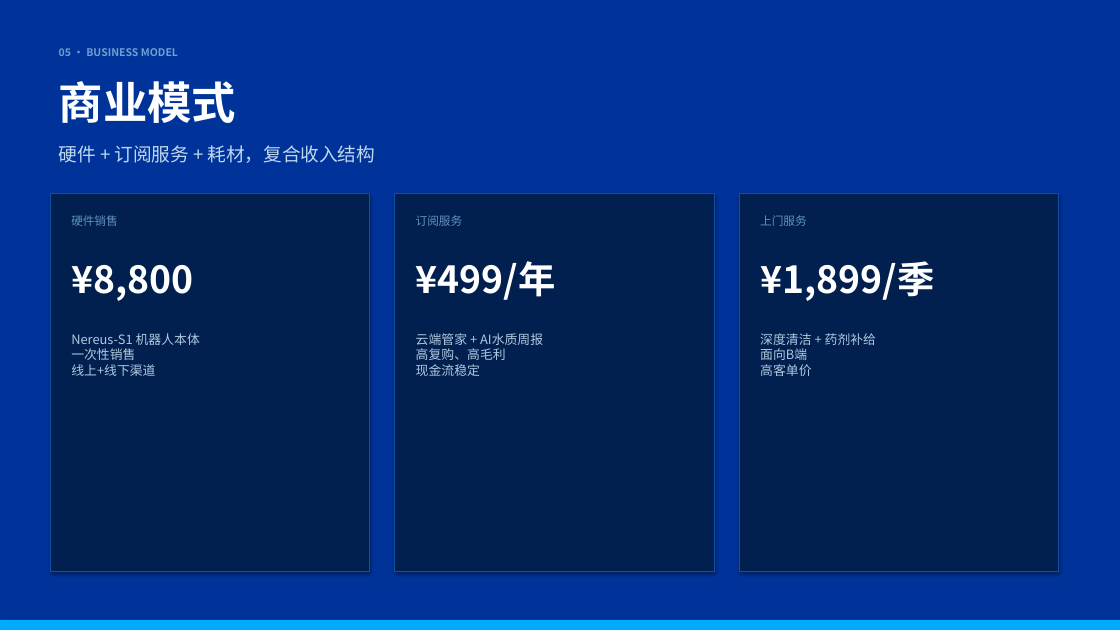
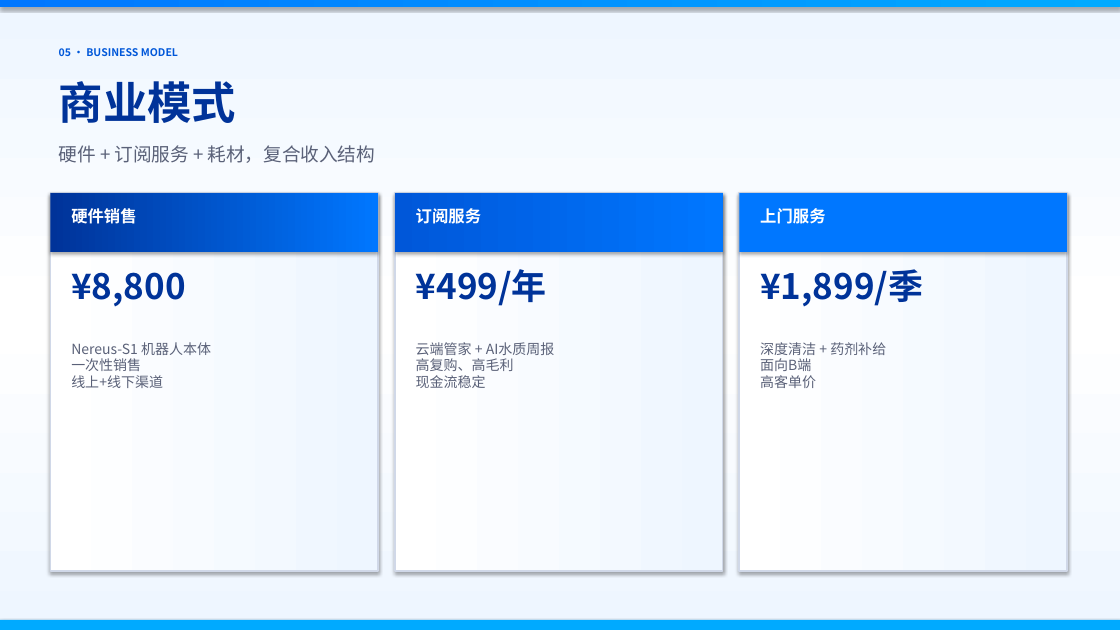
Before and after one commit to Luoyi-Gan/zhishui-landing, a slide deck: slide 8 of 智水清源-路演模版.pptx. Drawn at 1120x630 pixels with LibreOffice and Linux fonts; fonts in the diff are those of the drawing. Boxes give left, top, right and bottom in pixels: in the first picture for what was removed or moved away, otherwise in the second. Text is boxed around its words. In the diff, an @@ line names an element or a change of style, - is before the commit and + after.

```diff
--- a/智水清源-路演模版.pptx
+++ b/智水清源-路演模版.pptx
@@ background #FFFFFF to gradient #EEF6FF to #FFFFFF @@
@@ rectangle removed at (0, 0, 1120, 630) @@
@@ rectangle added at (0, 0, 1120, 7), fill gradient #0077FF to #00AAFF @@
@@ text "05 · BUSINESS MODEL" at (59, 48, 178, 56): text colour #70A0D0 to #0057D9 @@
@@ text "商业模式" at (59, 81, 236, 123): text colour #FFFFFF to gradient #003399 to #0057D9 @@
@@ text "硬件 + 订阅服务 + 耗材，复合收入结构" at (59, 145, 375, 163): text colour #C0D8F0 to #5A6178 @@
@@ fill #012050 to gradient #FFFFFF to #EEF6FF; outline #1050A0 1 pt to #D0D8E8 1.5 pt in 3 elements at (395, 193, 723, 571), (739, 193, 1067, 571), (50, 193, 378, 571) @@
@@ rectangle: place and size @@
-rectangle at (50, 193, 370, 571)
+rectangle at (50, 193, 378, 571)
@@ rectangle added at (50, 193, 378, 252), fill gradient #003399 to #0077FF @@
@@ text "硬件销售": place and size @@
-text "硬件销售" at (71, 215, 118, 226)
+text "硬件销售" at (71, 208, 136, 224)
@@ rectangle: place and size @@
-rectangle at (395, 193, 714, 571)
+rectangle at (395, 193, 723, 571)
@@ rectangle added at (395, 193, 723, 252), fill gradient #0057D9 to #0077FF @@
@@ text "订阅服务": place and size @@
-text "订阅服务" at (416, 215, 463, 226)
+text "订阅服务" at (416, 208, 481, 224)
@@ rectangle: place and size @@
-rectangle at (739, 193, 1059, 571)
+rectangle at (739, 193, 1067, 571)
@@ rectangle added at (739, 193, 1067, 252), fill #0077FF @@
@@ size 10 to 14 pt, text colour #6090C0 to #FFFFFF, bold on in 3 elements at (71, 208, 136, 224), (416, 208, 481, 224), (760, 208, 825, 224) @@
@@ text "上门服务": place and size @@
-text "上门服务" at (760, 215, 807, 226)
+text "上门服务" at (760, 208, 825, 224)
@@ text "¥8,800": place and size @@
-text "¥8,800" at (71, 265, 193, 301)
+text "¥8,800" at (71, 272, 186, 307)
@@ text "¥499/年": place and size @@
-text "¥499/年" at (416, 261, 556, 300)
+text "¥499/年" at (416, 269, 547, 306)
@@ size 32 to 30 pt, text colour #FFFFFF to gradient #003399 to #0057D9 in 3 elements at (71, 272, 186, 307), (416, 269, 547, 306), (760, 269, 923, 307) @@
@@ text "¥1,899/季": place and size @@
-text "¥1,899/季" at (760, 261, 934, 301)
+text "¥1,899/季" at (760, 269, 923, 307)
@@ text "Nereus-S1 机器人本体 一次性销售 线上+线下渠道": place and size @@
-text "Nereus-S1 机器人本体 一次性销售 线上+线下渠道" at (71, 333, 200, 376)
+text "Nereus-S1 机器人本体 一次性销售 线上+线下渠道" at (71, 342, 211, 388)
@@ text "云端管家 + AI水质周报 高复购、高毛利 现金流稳定": place and size @@
-text "云端管家 + AI水质周报 高复购、高毛利 现金流稳定" at (416, 333, 543, 376)
+text "云端管家 + AI水质周报 高复购、高毛利 现金流稳定" at (416, 342, 555, 388)
@@ size 11 to 12 pt, text colour #B0C8E0 to #5A6178 in 3 elements at (71, 342, 211, 388), (416, 342, 555, 388), (760, 342, 886, 388) @@
@@ text "深度清洁 + 药剂补给 面向B端 高客单价": place and size @@
-text "深度清洁 + 药剂补给 面向B端 高客单价" at (760, 333, 876, 376)
+text "深度清洁 + 药剂补给 面向B端 高客单价" at (760, 342, 886, 388)
```
Also in this commit, not shown: 11 other slides changed, 1 other file.
